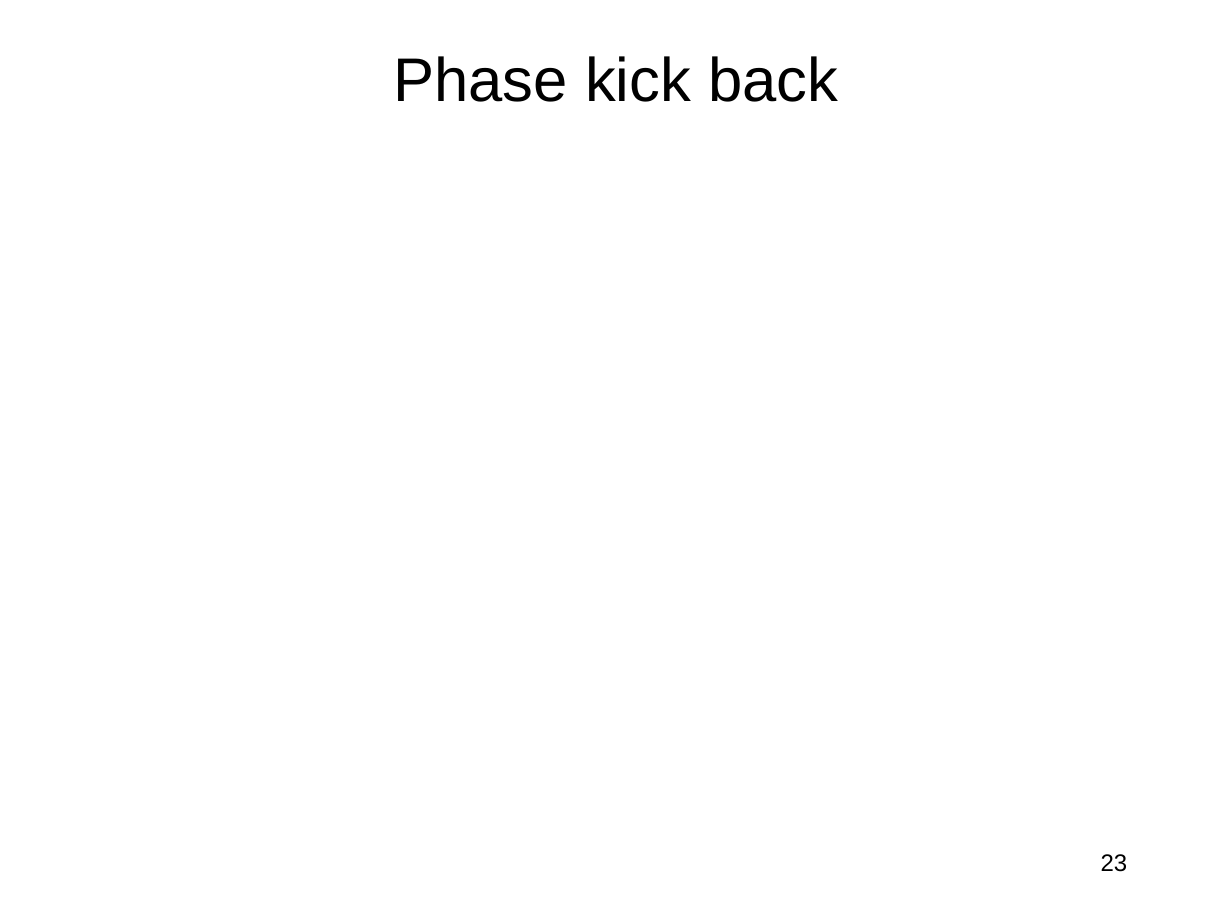
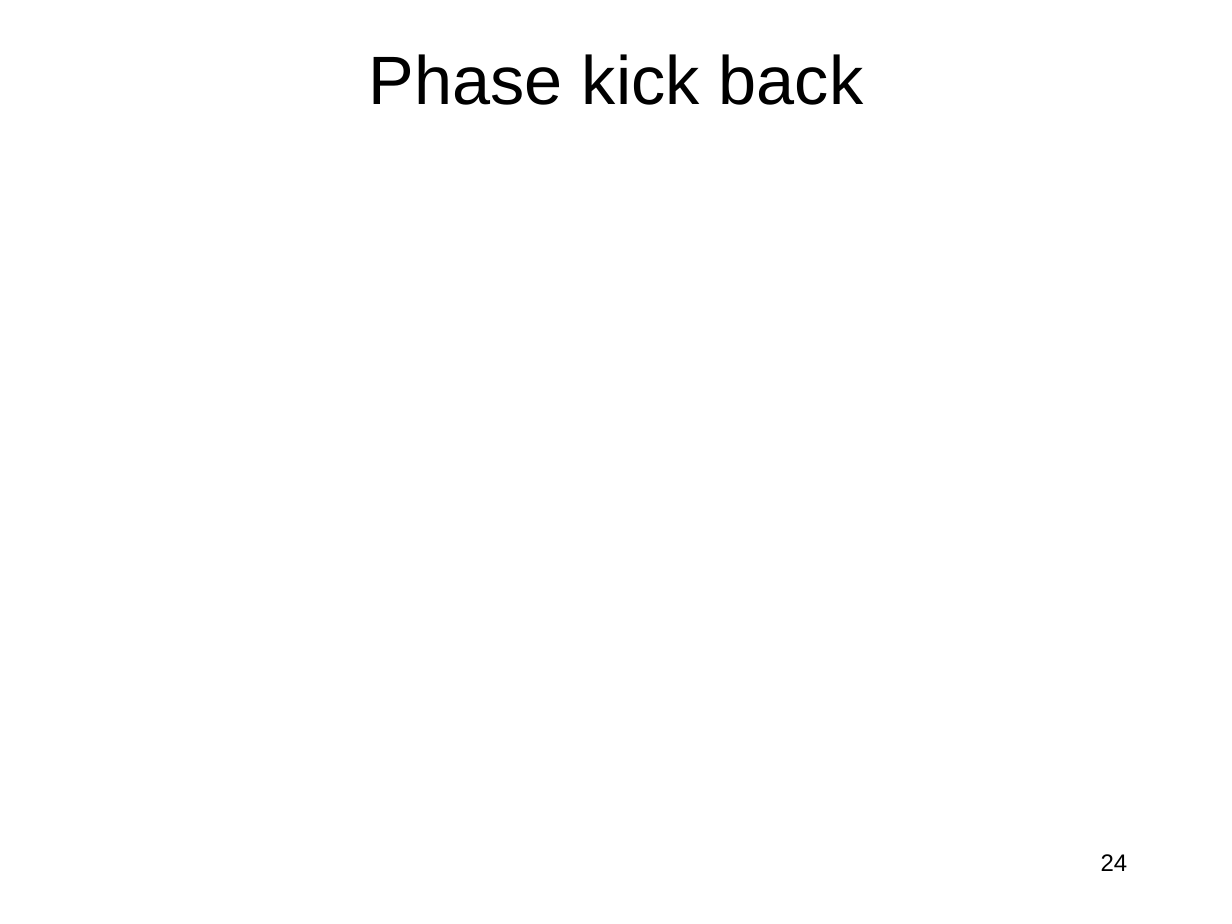
Before and after one commit to jlmucb/class_notes, a slide deck: slide 24 of BerkeleyClass/CS290Spring2013/Lectures/QC.pptx (slide 23 before the commit). Drawn at 1232x924 pixels with LibreOffice and Linux fonts; fonts in the diff are those of the drawing; grey boxes stand for pictures. Boxes give left, top, right and bottom in pixels: in the first picture for what was removed or moved away, otherwise in the second. Text is boxed around its words. In the diff, an @@ line names an element or a change of style, - is before the commit and + after.

```diff
--- a/BerkeleyClass/CS290Spring2013/Lectures/QC.pptx
+++ b/BerkeleyClass/CS290Spring2013/Lectures/QC.pptx
@@ title "Phase kick back" at box(369, 54, 864, 105): size 36 to 40 pt @@
@@ page number at box(1101, 854, 1128, 871): text changed @@
-23
+24
```
Also in this commit, not shown: 34 other slides changed, 1 slide added.
